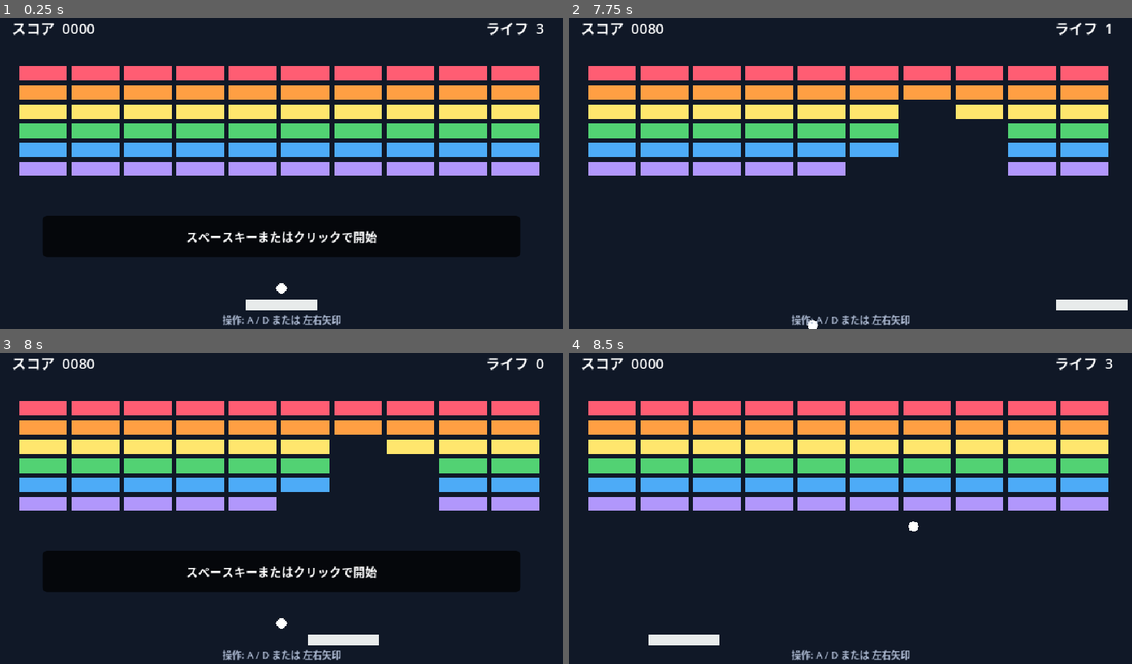
Above: before the commit, frames 1-4 (two rows, left to right).
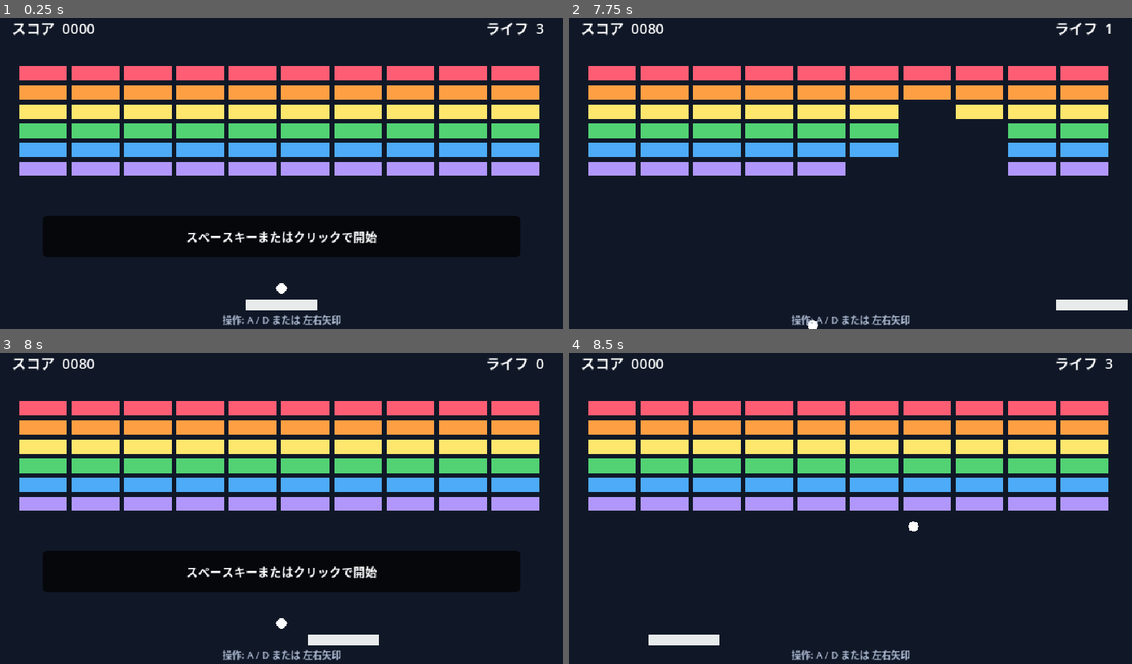
Above: after the commit, the same moments.

Repository: ittokunvim/example-godot
Game: Godot game, scene res://main.tscn
Same seed, same stepped clock (60 frames per second), same inputs: the game is played once before the commit and once after it.
Inputs (mouse positions are in pixels of both pictures, inside the frame that each line leads up to):
- Up to frame 1 (0.25 s): no input
- Up to frame 2 (7.75 s): tap Enter (ui_accept) at 0.5, 1.35, 1.52, 1.82, 2.85, 3.02, 3.32, 4.35, 4.52, 4.82, 5.85, 6.02, 6.32, 7.35, 7.52 s; move the mouse to (974, 151) at 0.52 s; hold D (move_right) 0.53-1.28 s; hold Enter (ui_accept) 0.53-1.28 s; click (974, 151) at 0.67 s; move the mouse to (737, 182) at 1.27 s; hold A (move_left) 1.28-2.03 s; move the mouse to (906, 95) at 2.02 s; hold Enter (ui_accept) 2.03-2.78 s; hold D (move_right) 2.03-3.53 s; move the mouse to (822, 232) at 2.77 s; click (822, 232) at 2.92 s; move the mouse to (1025, 217) at 3.52 s; hold Enter (ui_accept) 3.53-4.28 s; hold A (move_left) 3.53-5.78 s; move the mouse to (675, 120) at 4.27 s; move the mouse to (878, 167) at 5.02 s; hold Enter (ui_accept) 5.03-5.78 s; click (878, 167) at 5.17 s; move the mouse to (766, 86) at 5.77 s; hold D (move_right) from 5.78 s (still down); move the mouse to (974, 151) at 6.52 s; hold Enter (ui_accept) 6.53-7.28 s; move the mouse to (737, 182) at 7.27 s; click (737, 182) at 7.42 s
- Up to frame 3 (8 s): keep holding D (move_right); tap Enter (ui_accept) at 7.82 s
- Up to frame 4 (8.5 s): move the mouse to (906, 430) at 8.02 s; release D (move_right) at 8.03 s; hold A (move_left) from 8.03 s (still down); hold Enter (ui_accept) from 8.03 s (still down)

Frames 1-2 are identical in both runs. In frame 3, 3.1% of the frame differs, in the area x 49-78%, y 27-51%; in frame 4, nothing differs.

Commit message:
moved _create_blicks()

Diff:
--- a/breakout/game.gd
+++ b/breakout/game.gd
@@ -44,6 +44,7 @@
 		if event.is_action_pressed("ui_accept"):
 			_game_over = false
 			_awaiting_launch = true
+			_create_bricks()
 			paddle.set_active(true)
 			_show_overlay("スペースキーまたはクリックで開始")
 
@@ -52,7 +53,6 @@
 	if _lives <= 0 or _bricks_remaining == 0:
 		_score = 0
 		_lives = 3
-		_create_bricks()
 
 	paddle.reset()
 	paddle.set_active(true)
